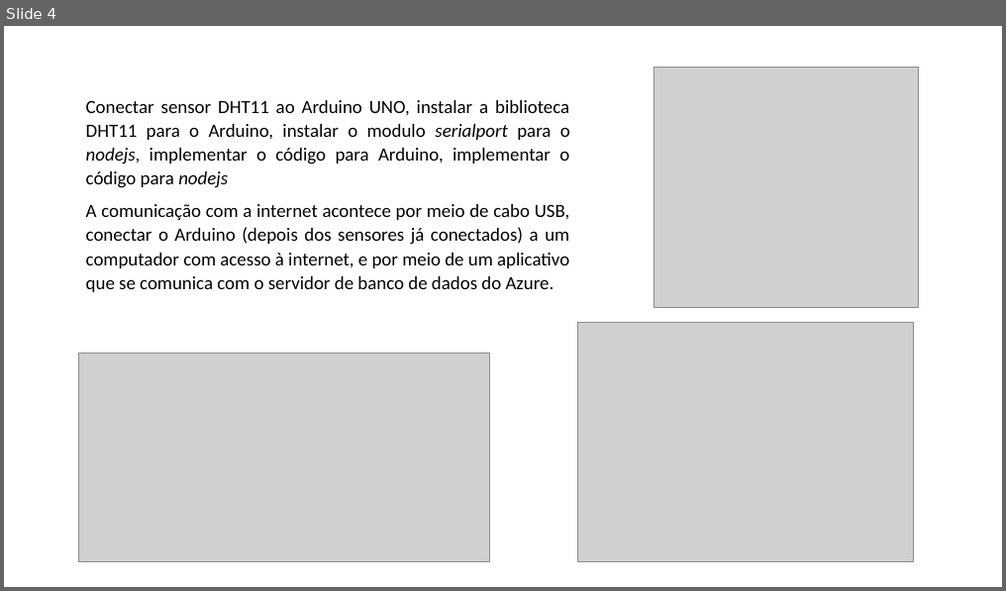
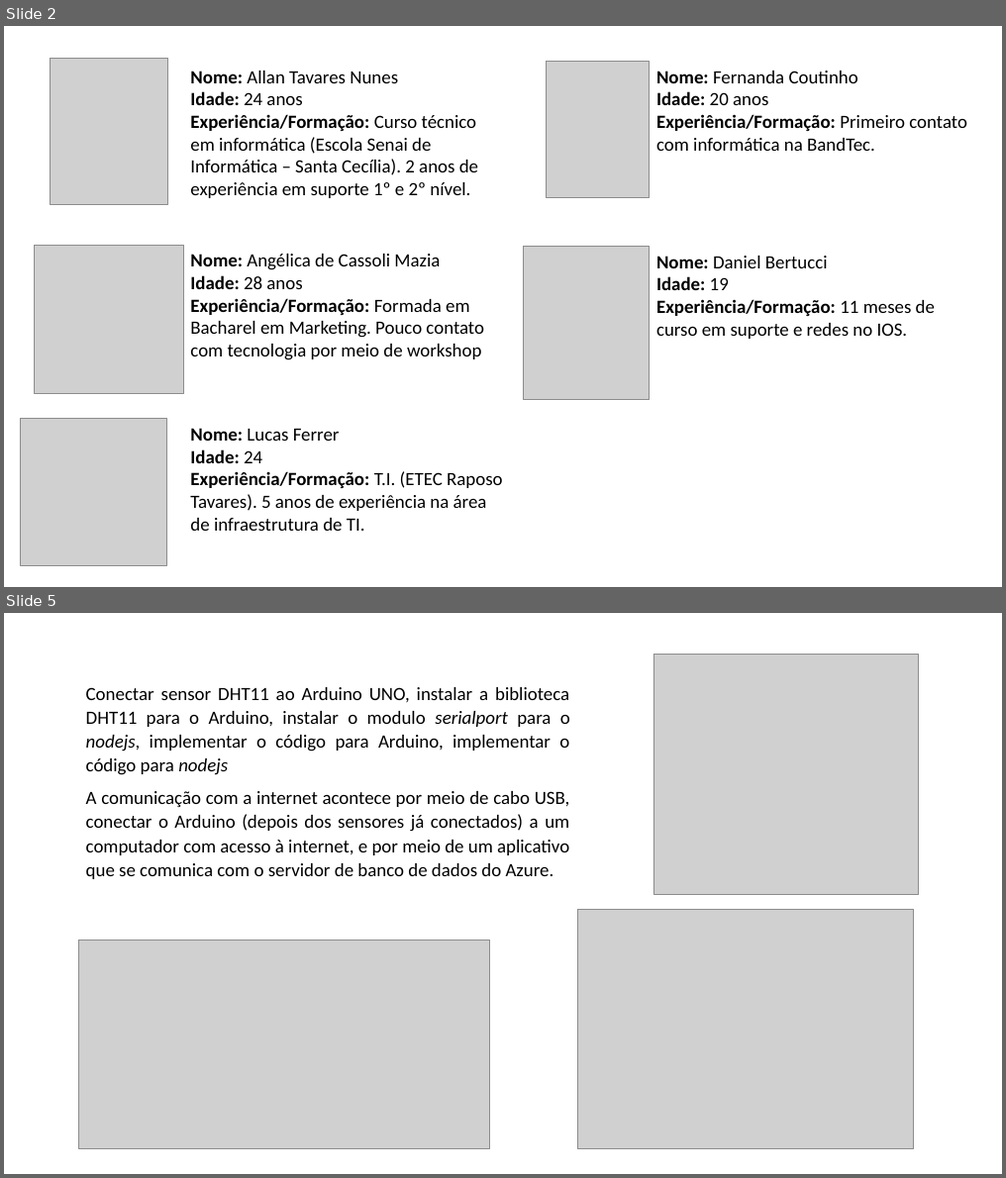
Before and after one commit to allantnunes/MonkeysHealthcare, a slide deck: Apresentação MonkeysTest.pptx. Shown one above the other, each under a label of ours: slide 4 before the commit, slides 2 and 5 after it; the slides between them are not shown. The pictures are 1006x591 and 1006x1178 pixels, drawn with LibreOffice and Linux fonts; fonts in the diff are those of the drawing; grey boxes stand for pictures. Boxes give left, top, right and bottom in pixels: in the first picture for what was removed or moved away, otherwise in the second. Text is boxed around its words. In the diff, an @@ line names an element or a change of style, - is before the commit and + after.

```diff
--- a/Apresentação MonkeysTest.pptx
+++ b/Apresentação MonkeysTest.pptx
@@ slide 2 added at (x1=4, y1=26, x2=1002, y2=587), background #FFFFFF @@
@@ picture added at (x1=50, y1=59, x2=168, y2=205) @@
@@ text added at (x1=190, y1=71, x2=478, y2=198), 18 pt, text #000000 @@
+Nome: Allan Tavares Nunes
+Idade: 24 anos
+Experiência/Formação: Curso técnico em informática (Escola Senai de Informática – Santa Cecília). 2 anos de experiência em suporte 1º e 2º nível.
@@ picture added at (x1=546, y1=62, x2=649, y2=198) @@
@@ text added at (x1=656, y1=71, x2=967, y2=151), 18 pt, text #000000 @@
+Nome: Fernanda Coutinho
+Idade: 20 anos
+Experiência/Formação: Primeiro contato com informática na BandTec.
@@ picture added at (x1=35, y1=245, x2=183, y2=393) @@
@@ text added at (x1=190, y1=254, x2=484, y2=361), 18 pt, text #000000 @@
+Nome: Angélica de Cassoli Mazia
+Idade: 28 anos
+Experiência/Formação: Formada em Bacharel em Marketing. Pouco contato com tecnologia por meio de workshop
@@ picture added at (x1=524, y1=246, x2=649, y2=399) @@
@@ text added at (x1=656, y1=256, x2=935, y2=339), 18 pt, text #000000 @@
+Nome: Daniel Bertucci
+Idade: 19
+Experiência/Formação: 11 meses de curso em suporte e redes no IOS.
@@ picture added at (x1=20, y1=419, x2=166, y2=566) @@
@@ text added at (x1=190, y1=428, x2=503, y2=531), 18 pt, text #000000 @@
+Nome: Lucas Ferrer
+Idade: 24
+Experiência/Formação: T.I. (ETEC Raposo Tavares). 5 anos de experiência na área de infraestrutura de TI.
@@ what was slide 4 is now slide 5 @@
```
Also in this commit, not shown: 2 slides changed, 1 other slide added, 1 slide removed.
